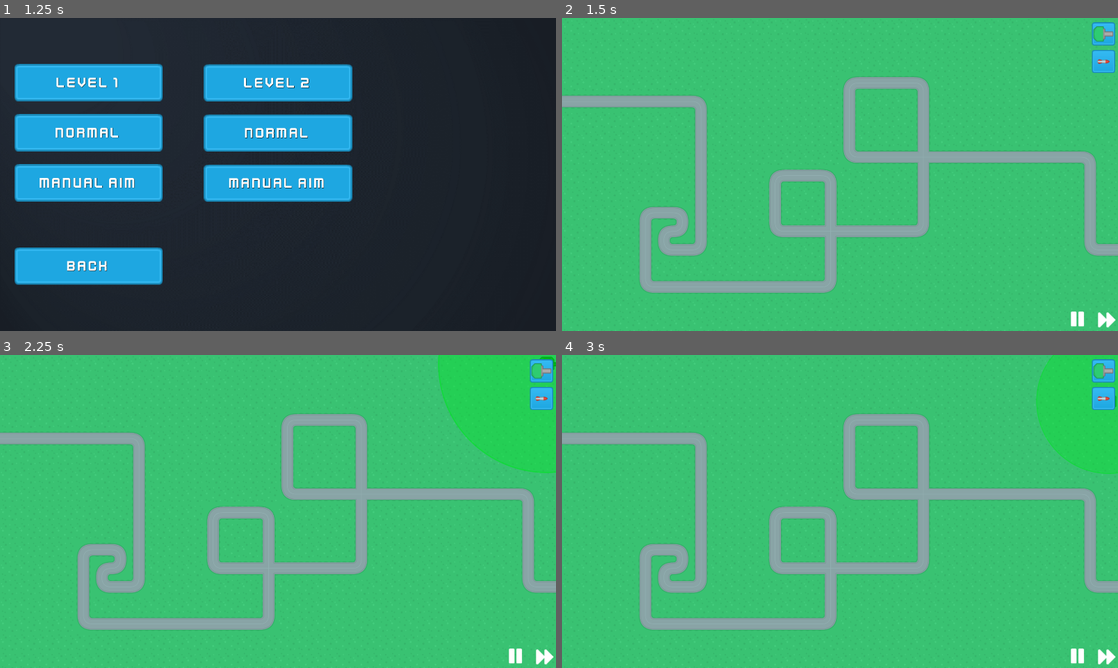
Above: before the commit, frames 1-4 (two rows, left to right).
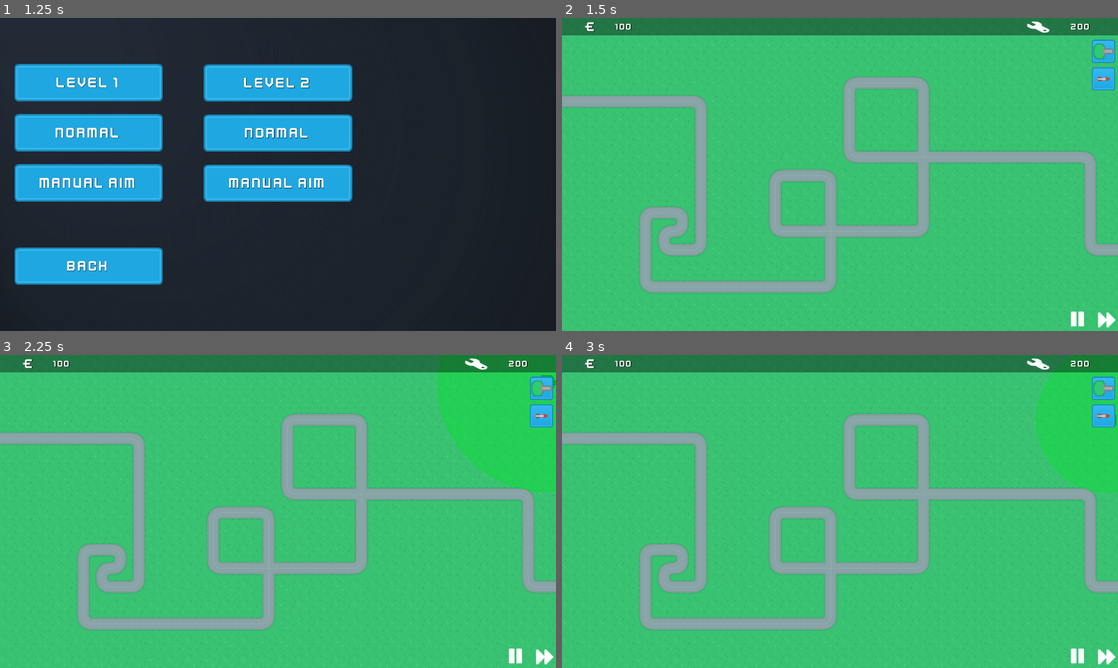
Above: after the commit, the same moments.

Repository: Sondervick/PWS-TowerDefense-Game
Game: Godot game, scene res://Scenes/scene_handler.tscn
Two runs of this game, one before a commit and one after it. Both use one fixed random seed, a clock stepped at 60 frames per second and the inputs below.
Inputs (mouse positions are in pixels of both pictures, inside the frame that each line leads up to; where the layout moved, square brackets give the same spot in the first picture):
- Up to frame 1 (1.25 s): click "SELECT LEVEL" at 0.5 s
- Up to frame 2 (1.5 s): click "MANUAL AIM" at 1.25 s
- Up to frame 3 (2.25 s): click (539, 389) [539, 370] at 2 s
- Up to frame 4 (3 s): click (1101, 414) [1101, 398] at 2.75 s

Frame 1 is identical in both runs. In frame 2, 6.1% of the frame differs, in the area x 0-100%, y 0-24%; in frame 3, 7.4%, in the area x 0-100%, y 0-44%; in frame 4, 7.1%.

Commit message:
:sparkles: player health system
:sparkles: player health system
:sparkles: Death (just restarts game)

Diff:
--- a/Scenes/Enemies/EnemySexyMf.gd
+++ b/Scenes/Enemies/EnemySexyMf.gd
@@ -1,8 +1,12 @@
 extends PathFollow2D
 
-var speed = 50
-var health = -1
+signal base_damage(damage)
+
+var speed = 250
+var health = 1000
 var health_bar
+var enemy_damage = 50
+
 
 func _ready():
 	#Get health bar
@@ -16,6 +20,12 @@
 
 # _physics_process is automatically called every 1/60th of a second
 func _physics_process(delta):
+	#If the tank is at the end of the path
+	if progress_ratio == 1.0:
+		#Send out the signal named base damage
+		emit_signal("base_damage", enemy_damage)
+		#Delete the enemy from the scene
+		queue_free()
 	#we want it to execute the move function
 	move(delta)
 
--- a/Scenes/Enemies/GreenTree.gd
+++ b/Scenes/Enemies/GreenTree.gd
@@ -1,8 +1,11 @@
 extends PathFollow2D
+
+signal base_damage(damage)
 
 var speed = 200
 var health = 100
 var health_bar
+var enemy_damage = 15
 
 func _ready():
 	#Get health bar
@@ -16,6 +19,12 @@
 
 # _physics_process is automatically called every 1/60th of a second
 func _physics_process(delta):
+	#If the tank is at the end of the path
+	if progress_ratio == 1.0:
+		#Send out the signal named base damage
+		emit_signal("base_damage", enemy_damage)
+		#Delete the enemy from the scene
+		queue_free()
 	#we want it to execute the move function
 	move(delta)
 
--- a/Scenes/Enemies/OrangeTree.gd
+++ b/Scenes/Enemies/OrangeTree.gd
@@ -1,8 +1,11 @@
 extends PathFollow2D
+
+signal base_damage(damage)
 
 var speed = 100
 var health = 100
 var health_bar
+var enemy_damage = 25
 
 func _ready():
 	#Get health bar
@@ -16,6 +19,12 @@
 
 # _physics_process is automatically called every 1/60th of a second
 func _physics_process(delta):
+	#If the tank is at the end of the path
+	if progress_ratio == 1.0:
+		#Send out the signal named base damage
+		emit_signal("base_damage", enemy_damage)
+		#Delete the enemy from the scene
+		queue_free()
 	#we want it to execute the move function
 	move(delta)
 
--- a/Scenes/GameScene.gd
+++ b/Scenes/GameScene.gd
@@ -1,4 +1,6 @@
 extends Node2D
+
+signal game_finished(result)
 
 # Creating various variables
 var map_node
@@ -8,15 +10,13 @@
 var build_location
 var build_type
 
+var base_health = 200
+
 var current_wave = 0
 var enemies_in_wave = 0
 
 # Called when the node enters the scene tree for the first time.
 func _ready():
-	# Setting the map_node variable to the name of the first map
-	# Later this should switch automatically, when switching maps
-	map_node = get_node("Map1")
-
 	#Gets all the buttons in the "build_buttons" group.
 	for i in get_tree().get_nodes_in_group("build_buttons"):
 		#Connects the button to the initiateBuildMode script which requires a tower type.
@@ -82,7 +82,7 @@
 	var tile_position = map_node.get_node("TowerExclusion").map_to_local(current_tile)
 
 	#check if there is any asset in the tileset where you will build
-	var existing_object = map_node.get_node("TowerExclusion"). get_cell_source_id(0, current_tile)
+	var existing_object = map_node.get_node("TowerExclusion").get_cell_source_id(0, current_tile)
 
 	#If there isn't a tile loaded
 	if existing_object == -1:
@@ -147,7 +147,6 @@
 	await(get_tree().create_timer(2)).timeout
 	spawn_enemies(wave_data)
 
-
 func retrieve_wave_data():
 	# Hard coding the wave data, nesting 2 arrays
 	# First is the enemy type, second is the time between spawns
@@ -164,6 +163,7 @@
 		# Get the name of the enemy from the Array (the name of the enemy is at place 0 in the array)
 		# Add the .tscn file extension
 		var new_enemy = load("res://Scenes/Enemies/" + i[0] + ".tscn").instantiate()
+		new_enemy.connect("base_damage", on_base_damage)
 		# Add the new_enemy to the Path as a child,
 		# also give it a human readable name (true).
 		map_node.get_node("Path").add_child(new_enemy, true)
@@ -171,6 +171,17 @@
 		# Wait time is defined in the second argument of the array i[1], not i[2]!!
 		await(get_tree().create_timer(i[1])).timeout
 
+
+func on_base_damage(damage):
+	#Set the health equal to itself - the damage
+	base_health -= damage
+	#If it's lower or equal than 0
+	if base_health <= 0:
+		#Emit loss signal
+		emit_signal("game_finished", false)
+	else:
+		#Update health bar
+		get_node("UI").update_health(base_health)
 
 func getRandomEnemy():
 	#Make a random int (whole number) between 1 and 3
@@ -194,18 +205,28 @@
 func onLevelOneNormal():
 	#Set the UI layer to visible
 	get_node("UI/HUD").visible = true
-	get_node("Map1").visible = true
 	#Removing the level select scene instance
 	get_node("UI/LevelSelect").queue_free()
 	GameData.game_mode = "normal"
+	var map = load("res://Scenes/Maps/Map1.tscn").instantiate()
+	# Add the new_enemy to the Path as a child,
+	# also give it a human readable name (true).
+	add_child(map, true)
+	#Setting the map node to the map that'll be loaded
+	map_node = get_node("Map1")
 
 func onLevelOneAim():
 	#Set the UI layer to visible
 	get_node("UI/HUD").visible = true
-	get_node("Map1").visible = true
 	#Removing the level select scene instance
 	get_node("UI/LevelSelect").queue_free()
 	GameData.game_mode = "manual_aim"
+	var map = load("res://Scenes/Maps/Map1.tscn").instantiate()
+	# Add the new_enemy to the Path as a child,
+	# also give it a human readable name (true).
+	add_child(map, true)
+	#Setting the map node to the map that'll be loaded
+	map_node = get_node("Map1")
 
 func onBack():
 	#Reloads the current scene, this means it'll reset to the main_menu
--- a/Scenes/GameScene.tscn
+++ b/Scenes/GameScene.tscn
@@ -1,6 +1,5 @@
-[gd_scene load_steps=11 format=3 uid="uid://d3o80tyx6lyn6"]
+[gd_scene load_steps=12 format=3 uid="uid://d3o80tyx6lyn6"]
 
-[ext_resource type="PackedScene" uid="uid://dtscb01h0dspd" path="res://Scenes/Maps/Map1.tscn" id="1_1pww6"]
 [ext_resource type="Script" path="res://Scenes/GameScene.gd" id="1_evaqv"]
 [ext_resource type="PackedScene" uid="uid://cifr4t2atydot" path="res://Scenes/UIScenes/LevelSelect.tscn" id="2_vwkla"]
 [ext_resource type="Script" path="res://Scenes/UI.gd" id="3_7xx70"]
@@ -10,12 +9,11 @@
 [ext_resource type="Texture2D" uid="uid://bgyoeaxblchia" path="res://Assets/UI/Menu/play.png" id="7_x0hlq"]
 [ext_resource type="Texture2D" uid="uid://bpelxpdafuj8v" path="res://Assets/UI/Menu/pause.png" id="8_arcmb"]
 [ext_resource type="Texture2D" uid="uid://dw7l67qxoe84u" path="res://Assets/UI/Menu/fastForward.png" id="9_6mwi2"]
+[ext_resource type="FontFile" uid="uid://cmvhle8a2rai2" path="res://Assets/Fonts/Kenney Future Narrow.ttf" id="10_vwsyo"]
+[ext_resource type="Texture2D" uid="uid://h8hfcvhgcdfp" path="res://Assets/UI/Art/wrench.png" id="11_18sn2"]
 
 [node name="GameScene" type="Node2D"]
 script = ExtResource("1_evaqv")
-
-[node name="Map1" parent="." instance=ExtResource("1_1pww6")]
-visible = false
 
 [node name="UI" type="CanvasLayer" parent="."]
 script = ExtResource("3_7xx70")
@@ -38,7 +36,8 @@
 anchor_left = 1.0
 anchor_right = 1.0
 offset_left = -100.0
-offset_bottom = 300.0
+offset_top = 60.0
+offset_bottom = 360.0
 grow_horizontal = 0
 theme_override_constants/separation = 15
 
@@ -109,5 +108,68 @@
 texture_normal = ExtResource("9_6mwi2")
 stretch_mode = 0
 
+[node name="InfoBar" type="ColorRect" parent="UI/HUD"]
+self_modulate = Color(0, 0, 0, 0.392157)
+custom_minimum_size = Vector2(0, 60)
+layout_mode = 1
+anchors_preset = 10
+anchor_right = 1.0
+grow_horizontal = 2
+
+[node name="HBoxContainer" type="HBoxContainer" parent="UI/HUD/InfoBar"]
+layout_mode = 1
+anchors_preset = 15
+anchor_right = 1.0
+anchor_bottom = 1.0
+grow_horizontal = 2
+grow_vertical = 2
+
+[node name="SymbolEuro" type="Label" parent="UI/HUD/InfoBar/HBoxContainer"]
+custom_minimum_size = Vector2(120, 60)
+layout_mode = 2
+theme_override_colors/font_shadow_color = Color(0, 0, 0, 1)
+theme_override_constants/shadow_offset_x = 2
+theme_override_constants/shadow_offset_y = 1
+theme_override_fonts/font = ExtResource("10_vwsyo")
+theme_override_font_sizes/font_size = 48
+text = "€"
+horizontal_alignment = 2
+vertical_alignment = 1
+
+[node name="Money" type="Label" parent="UI/HUD/InfoBar/HBoxContainer"]
+custom_minimum_size = Vector2(120, 60)
+layout_mode = 2
+theme_override_colors/font_shadow_color = Color(0, 0, 0, 1)
+theme_override_constants/shadow_offset_x = 2
+theme_override_constants/shadow_offset_y = 1
+theme_override_fonts/font = ExtResource("10_vwsyo")
+theme_override_font_sizes/font_size = 32
+text = "100"
+horizontal_alignment = 2
+vertical_alignment = 1
+
+[node name="SymbolLives" type="TextureRect" parent="UI/HUD/InfoBar/HBoxContainer"]
+custom_minimum_size = Vector2(120, 60)
+layout_mode = 2
+size_flags_horizontal = 10
+texture = ExtResource("11_18sn2")
+
+[node name="Lives" type="Label" parent="UI/HUD/InfoBar/HBoxContainer"]
+custom_minimum_size = Vector2(120, 60)
+layout_mode = 2
+size_flags_horizontal = 8
+theme_override_colors/font_shadow_color = Color(0, 0, 0, 1)
+theme_override_constants/shadow_offset_x = 2
+theme_override_constants/shadow_offset_y = 1
+theme_override_fonts/font = ExtResource("10_vwsyo")
+theme_override_font_sizes/font_size = 32
+text = "200"
+horizontal_alignment = 2
+vertical_alignment = 1
+
+[node name="DIV" type="Control" parent="UI/HUD/InfoBar/HBoxContainer"]
+custom_minimum_size = Vector2(90, 0)
+layout_mode = 2
+
 [connection signal="pressed" from="UI/HUD/GameControls/PausePlay" to="UI" method="_on_pause_play_pressed"]
 [connection signal="pressed" from="UI/HUD/GameControls/SpeedUp" to="UI" method="_on_speed_up_pressed"]
--- a/Scenes/UI.gd
+++ b/Scenes/UI.gd
@@ -48,6 +48,9 @@
 		get_node("TowerPreview/DragTower").modulate = Color(color)
 		get_node("TowerPreview/Sprite2D").modulate = Color(color)
 
+func update_health(health):
+	get_node("HUD/InfoBar/HBoxContainer/Lives").set_text(str(health))
+
 #
 # Game Control function
 #
--- a/Scenes/scene_handler.gd
+++ b/Scenes/scene_handler.gd
@@ -1,6 +1,9 @@
 extends Node
 
 func _ready():
+	load_main_menu()
+
+func load_main_menu():
 	#Gets the LevelSelect node, hidden in the main menu
 	#Gets when the button gets pressed .pressed.connect()
 	#Runs the "onLevelSelectPressed" function inside this script .connect(onLevelSelectPressed)
@@ -15,9 +18,20 @@
 	#Game scene is where all the game logic will be. All leves are instantiated in the GameScene.
 	#All level specific logic will be saved in the levels themselves.
 	var game_scene = load("res://Scenes/GameScene.tscn").instantiate()
+	game_scene.connect("game_finished", unload_game)
 	#Add it to the tree of objects.
 	add_child(game_scene)
 
 func onQuit():
 	#quits the game
 	get_tree().quit()
+
+func unload_game(result):
+	#Removes the gamescene node
+	get_node("GameScene").queue_free()
+	#loads the main menu
+	var main_menu = load("res://Scenes/UIScenes/main_menu.tscn").instantiate()
+	#Adds it to the scene handler
+	add_child(main_menu)
+	#initializes the buttons (main menu script)
+	load_main_menu()
Binary file added: Assets/UI/Art/wrench.png
Not shown, added: Assets/UI/Art/wrench.png.import
